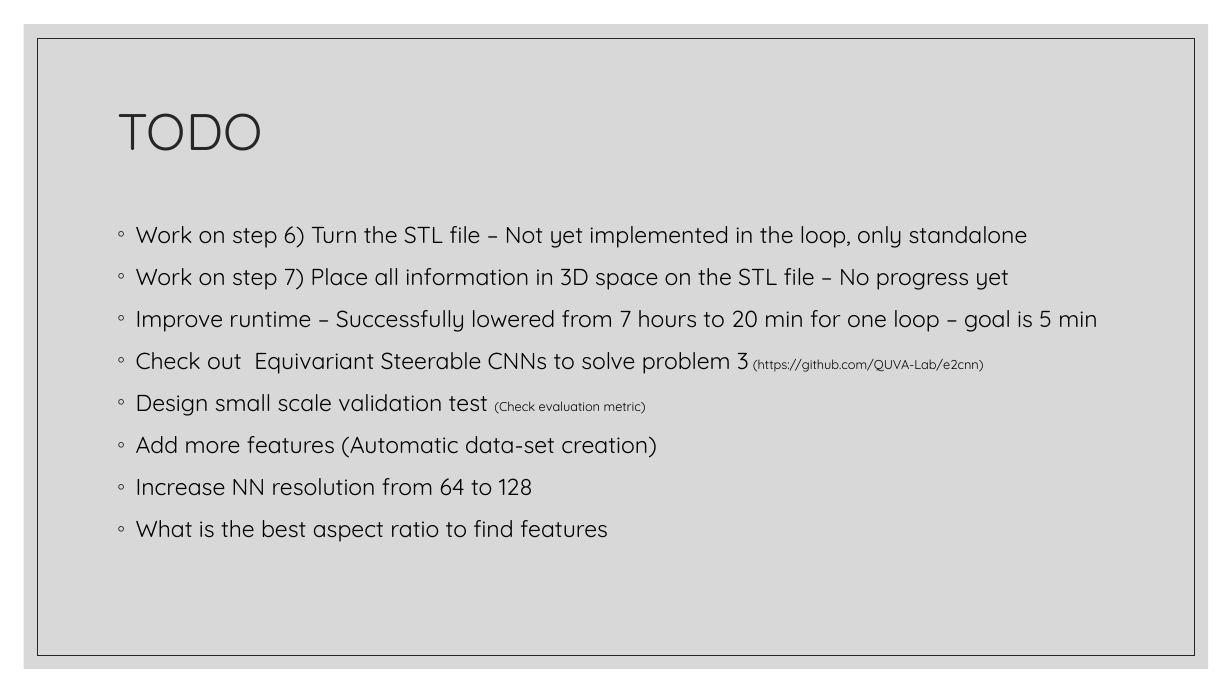
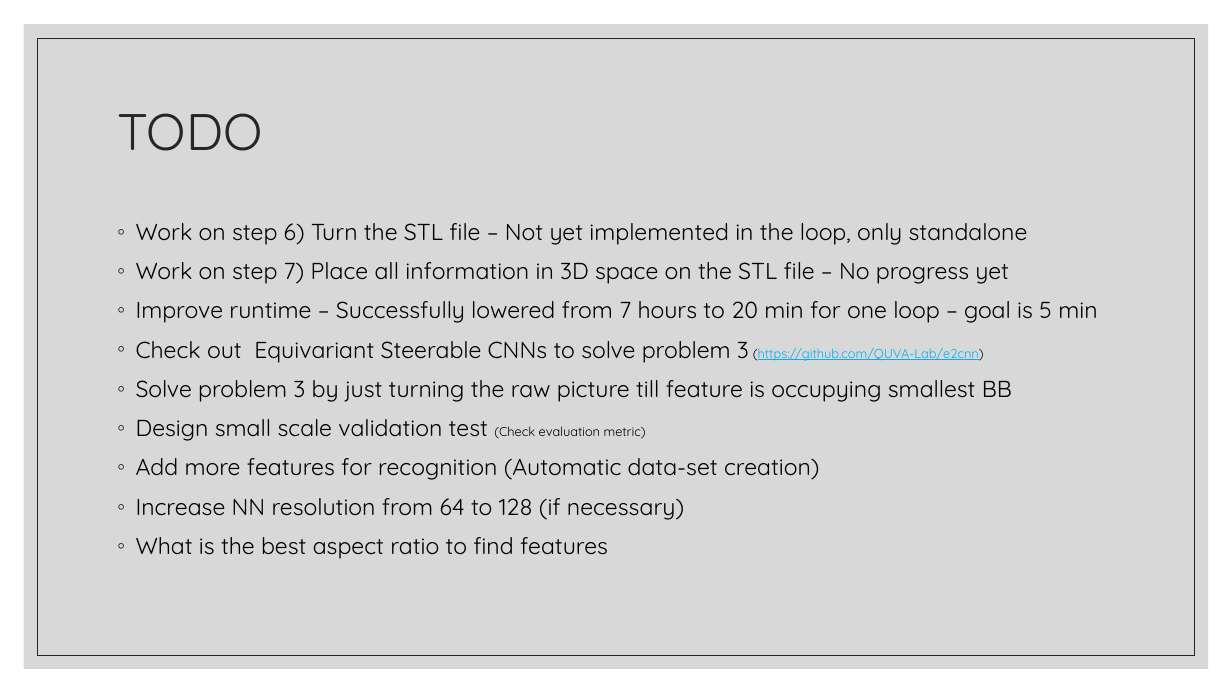
Before and after one commit to JanNalivaika/SSD_EXT, a slide deck: slide 20 of SSD Feature Detection Selling points.pptx. Drawn at 1232x693 pixels with LibreOffice and Linux fonts; fonts in the diff are those of the drawing. Boxes give left, top, right and bottom in pixels: in the first picture for what was removed or moved away, otherwise in the second. Text is boxed around its words. In the diff, an @@ line names an element or a change of style, - is before the commit and + after.

```diff
--- a/SSD Feature Detection Selling points.pptx
+++ b/SSD Feature Detection Selling points.pptx
@@ text at (136,223,1097,559): text colour #000000 to #00B0F0, underline on in "(https://github.com/QUVA-Lab/e2cnn)"; line spacing 1.1 to 1 @@
@@ text at (136,380,1012,402): paragraph added @@
+◦ Solve problem 3 by just turning the raw picture till feature is occupying smallest BB
@@ text at (136,458,820,520): text changed @@
-◦ Add more features (Automatic data-set creation)
-◦ Increase NN resolution from 64 to 128
+◦ Add more features for recognition (Automatic data-set creation)
+◦ Increase NN resolution from 64 to 128 (if necessary)
```
Also in this commit, not shown: 5 other slides changed, 5 other files.
